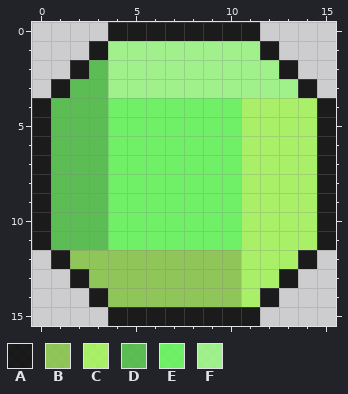
One commit to this pixel-art sprite: Assets/Sprites/players/player1.png. The picture above is the old version.
The file is 16x16 pixels.
Palette (. is transparent): A #000000dd  B #86c447dd  C #a4f558dd  D #49ba41dd  E #60f556dd  F #99f582dd
Pixels before, first column x 0:
 0 ....AAAAAAAA....
 1 ...AFFFFFFFFA...
 2 ..ADFFFFFFFFFA..
 3 .ADDFFFFFFFFFFA.
 4 ADDDEEEEEEECCCCA
 5 ADDDEEEEEEECCCCA
 6 ADDDEEEEEEECCCCA
 7 ADDDEEEEEEECCCCA
 8 ADDDEEEEEEECCCCA
 9 ADDDEEEEEEECCCCA
10 ADDDEEEEEEECCCCA
11 ADDDEEEEEEECCCCA
12 .ABBBBBBBBBCCCA.
13 ..ABBBBBBBBCCA..
14 ...ABBBBBBBCA...
15 ....AAAAAAAA....
And afterwards:
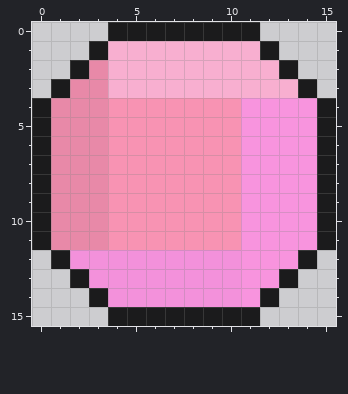
From old to new:
{"colour":"B","old":"#86c447dd","new":"#f988dddd"}
{"colour":"C","old":"#a4f558dd","new":"#ff8be0dd"}
{"colour":"D","old":"#49ba41dd","new":"#ec7fa2dd"}
{"colour":"E","old":"#60f556dd","new":"#ff8aaedd"}
{"colour":"F","old":"#99f582dd","new":"#ffaad0dd"}
